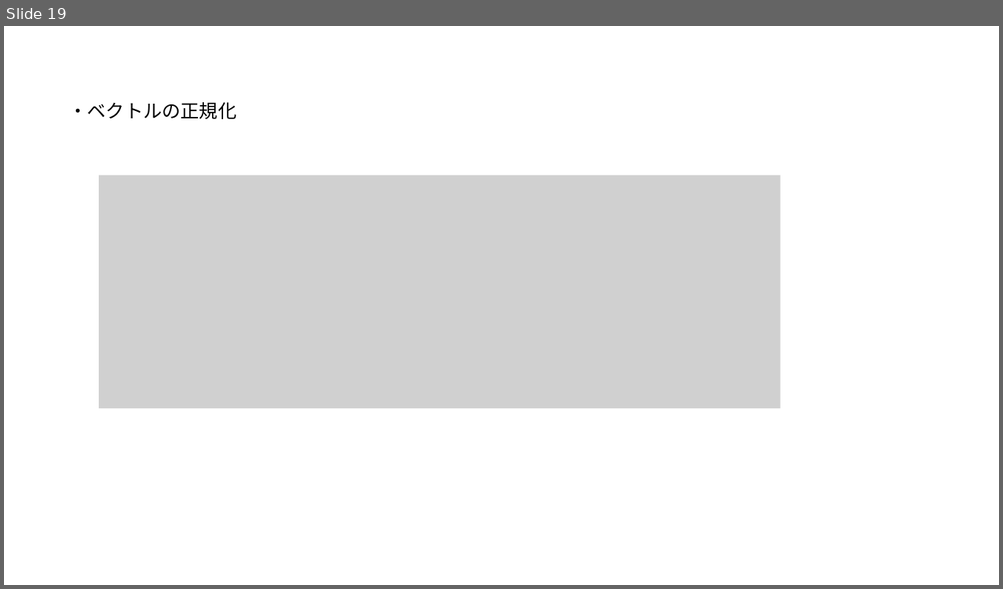
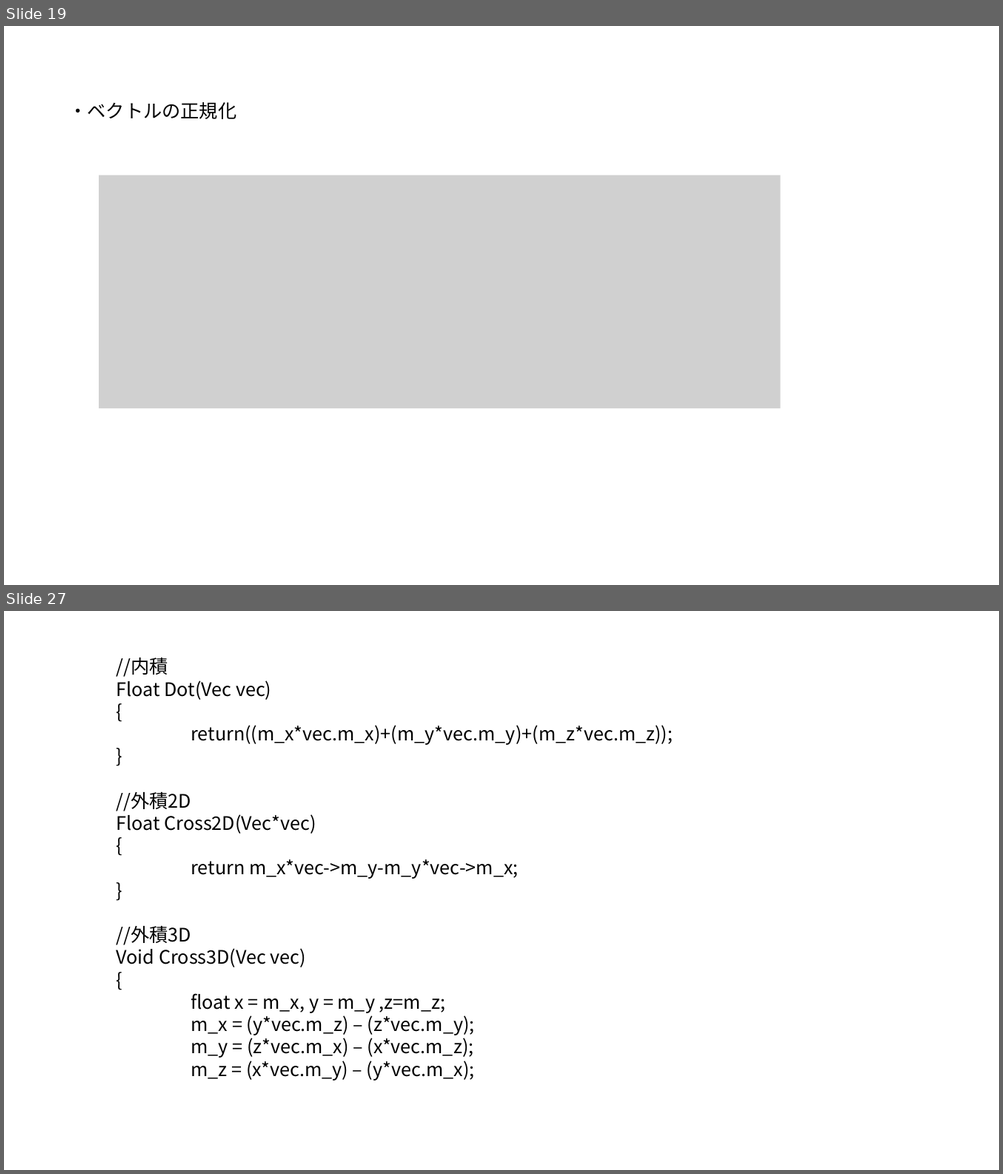
Before and after one commit to UMA729/MySchoolDatas, a slide deck: ゲ数Ⅱ/ゲーム数学.pptx. Shown one above the other, each under a label of ours: slide 19 before the commit, slides 19 and 27 after it; the slides between them are not shown. The pictures are 1003x589 and 1003x1174 pixels, drawn with LibreOffice and Linux fonts; fonts in the diff are those of the drawing; grey boxes stand for pictures. Boxes give left, top, right and bottom in pixels: in the first picture for what was removed or moved away, otherwise in the second. Text is boxed around its words. In the diff, an @@ line names an element or a change of style, - is before the commit and + after.

```diff
--- a/ゲ数Ⅱ/ゲーム数学.pptx
+++ b/ゲ数Ⅱ/ゲーム数学.pptx
@@ slide 27 added at (4,611,999,1170), background #FFFFFF @@
@@ text added at (116,657,672,1081), 18 pt, text #000000 @@
+//内積
+Float Dot(Vec vec)
+{
+return((m_x*vec.m_x)+(m_y*vec.m_y)+(m_z*vec.m_z));
+}
+//外積2D
+Float Cross2D(Vec*vec)
+{
+return m_x*vec->m_y-m_y*vec->m_x;
+}
+//外積3D
+Void Cross3D(Vec vec)
+{
+float x = m_x, y = m_y ,z=m_z;
+m_x = (y*vec.m_z) – (z*vec.m_y);
+m_y = (z*vec.m_x) – (x*vec.m_z);
+m_z = (x*vec.m_y) – (y*vec.m_x);
```
Also in this commit, not shown: 17 other slides added, 23 other files.
